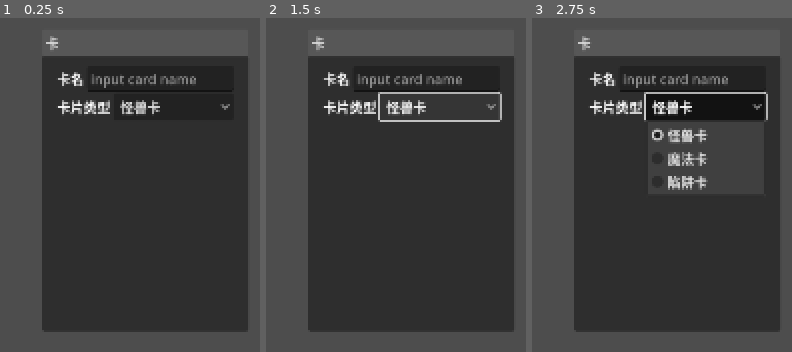
Above: before the commit, frames 1-3 (left to right).
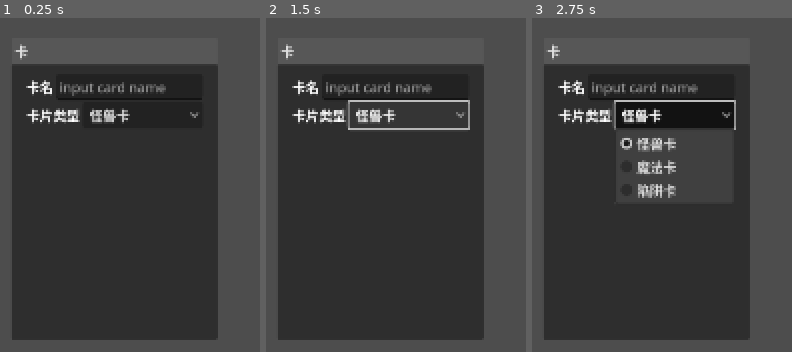
Above: after the commit, the same moments.

Repository: P-S-K-L/ygo_godot
Game: Godot game, scene res://card_editor/nodes/card.tscn
Same seed, same stepped clock (60 frames per second), same inputs: the game is played once before the commit and once after it. This scene is started directly instead of the project's main scene.
Inputs:
- Up to frame 1 (0.25 s): no input
- Up to frame 2 (1.5 s): click "怪兽卡" at 0.5 s; click "怪兽卡" at 1.25 s
- Up to frame 3 (2.75 s): click "怪兽卡" at 2 s

The runs differ from the first frame. In frame 1, 26% of the frame differs, in the area x 4-96%, y 5-97%; in frame 2, 27%; in frame 3, 29%.

Commit message:
dropdown的信号连出

Diff:
--- a/card_editor/node_slots/dropdown_slot.gd
+++ b/card_editor/node_slots/dropdown_slot.gd
@@ -1,8 +1,11 @@
 extends "res://card_editor/general_slot.gd"
 class_name DropdownSlot
 
+signal on_value_changed(name: String, value: int)
+
 func setup():
     $Label.text = config.slot_name
+    $DropdownButton.item_selected.connect(_on_item_selected)
 
 # enum type is a dictionary
 func setup_by_enum(enum_type: Dictionary, display_list: Array[String]):
@@ -10,6 +13,16 @@
         var value = enum_type[enum_name]
         $DropdownButton.add_item(display_list[value], value)
 
-# Called every frame. 'delta' is the elapsed time since the previous frame.
-func _process(delta):
-    pass
+func setup_detailed(value_list: Array[int], name_list: Array[String]):
+    assert(value_list.size() == name_list.size())
+    for i in range(value_list.size()):
+        $DropdownButton.add_item(name_list[i], value_list[i])
+
+func clear():
+    for child in $DropdownButton.get_children():
+        child.queue_free()
+
+func _on_item_selected(index: int):
+    var name = $DropdownButton.get_item_text(index)
+    var value = $DropdownButton.get_item_id(index)
+    emit_signal("on_value_changed", name, value)
--- a/card_editor/nodes/card.gd
+++ b/card_editor/nodes/card.gd
@@ -3,3 +3,8 @@
 func setup():
     super()
     $CardType.setup_by_enum(CommonType.CardType, CommonType.CARD_TYPE_NAMES)
+    $CardType.on_value_changed.connect(_on_card_type_changed)
+
+func _on_card_type_changed(name: String, card_type: CommonType.CardType):
+    print(name)
+    print(card_type)
--- a/card_editor/nodes/card.tscn
+++ b/card_editor/nodes/card.tscn
@@ -21,6 +21,10 @@
 enable_right = false
 
 [node name="CardNode" instance=ExtResource("1_ima0y")]
+offset_left = 910.0
+offset_top = 221.0
+offset_right = 1158.0
+offset_bottom = 584.0
 title = "卡"
 slot/0/left_enabled = false
 slot/0/left_type = 0
--- a/ygo/common_type/common_type.gd
+++ b/ygo/common_type/common_type.gd
@@ -11,3 +11,35 @@
     "魔法卡",
     "陷阱卡"
 ]
+
+enum CARD_SUB_TYPE {
+    # monster
+    NORMAL_MONSTER,
+    EFFECT_MONSTER,
+    RITUAL_MONSTER,
+    FUSION_MONSTER,
+    SYNCHRO_MONSTER,
+    XYZ_MONSTER,
+    LINK_MONSTER,
+    # spell
+    NORMAL_SPELL,
+    QUICK_SPELL,
+    CONTINUOUS_SPELL,
+    EQUIP_SPELL,
+    FILED_SPELL,
+    RITUAL_SPELL,
+    # trap
+    NORMAL_TRAP,
+    CONTINUOUS_TRAP,
+    COUNTER_TRAP,
+}
+
+enum CARD_TAGS {
+    TOKEN,
+    TUNER,
+    SPRIT,
+    TOON,
+    UNION,
+    FLIP,
+    # TODO: add all tags
+}
